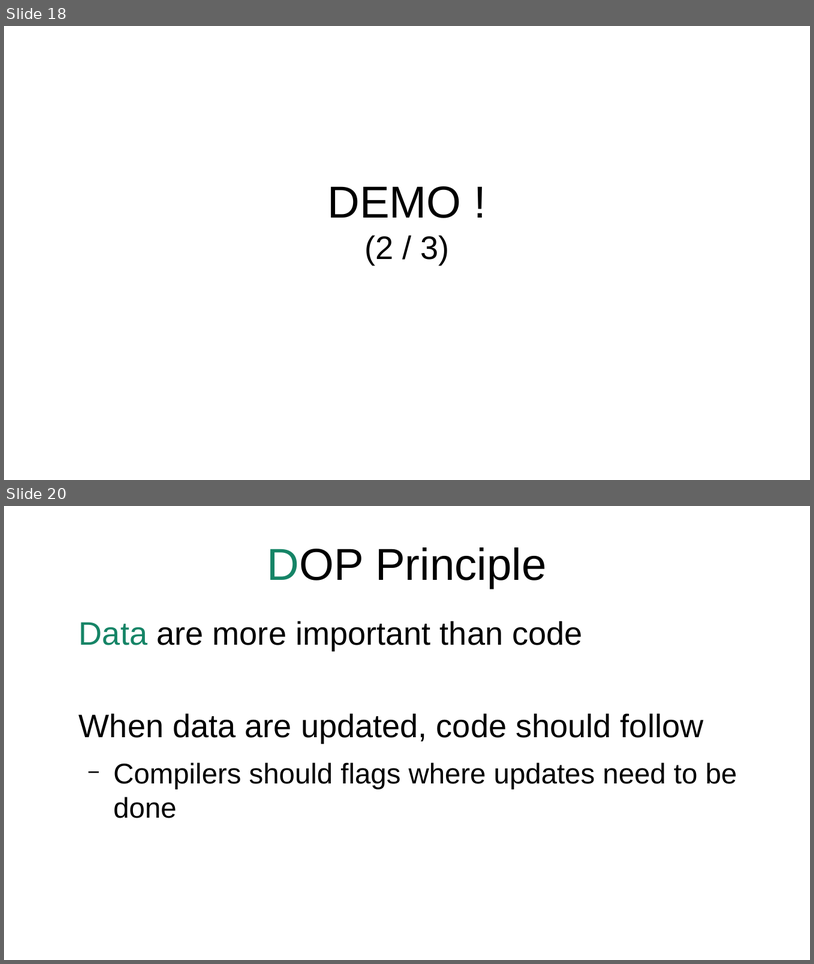
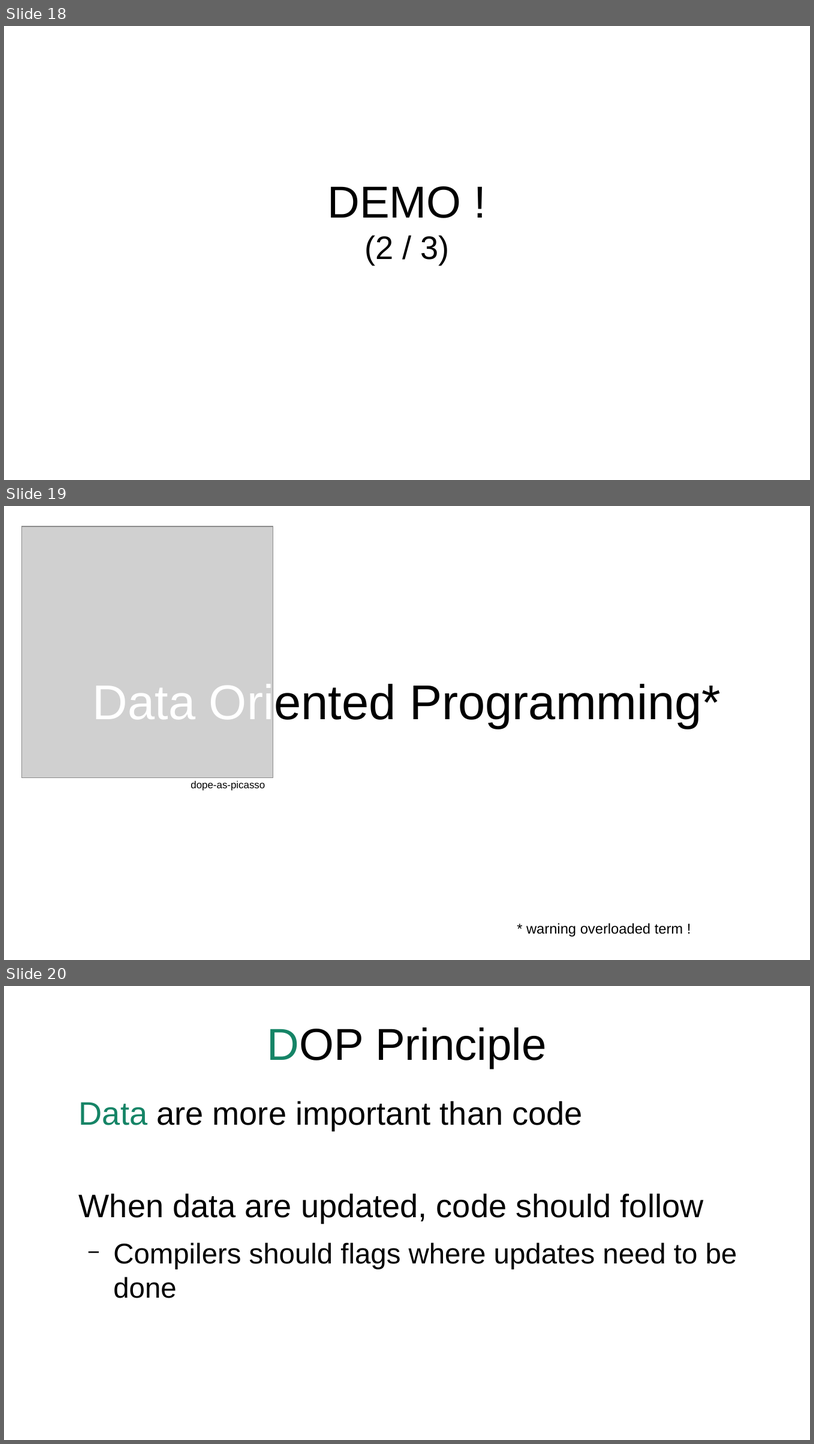
Before and after one commit to forax/dop-examples, a slide deck: data oriented programming.odp. Shown one above the other, each under a label of ours: slides 18 and 20 before the commit, slides 18, 19 and 20 after it; the slides between them are not shown. The pictures are 814x964 and 814x1444 pixels, drawn with LibreOffice and Linux fonts; fonts in the diff are those of the drawing; grey boxes stand for pictures. Boxes give left, top, right and bottom in pixels: in the first picture for what was removed or moved away, otherwise in the second. Text is boxed around its words. In the diff, an @@ line names an element or a change of style, - is before the commit and + after.

```diff
--- a/data oriented programming.odp
+++ b/data oriented programming.odp
@@ slide 19 added at [4, 506, 810, 960], background #FFFFFF @@
@@ picture added at [21, 526, 273, 778] @@
@@ subtitle added at [93, 681, 721, 728], 48 pt, text #000000 @@
+Data Oriented Programming*
@@ text added at [191, 780, 265, 790], 10 pt, text #000000 @@
+dope-as-picasso
@@ text added at [527, 922, 683, 936], 14 pt, text #000000 @@
+* warning overloaded term !
```
Also in this commit, not shown: 4 slides changed, 1 slide removed, 1 other file.
